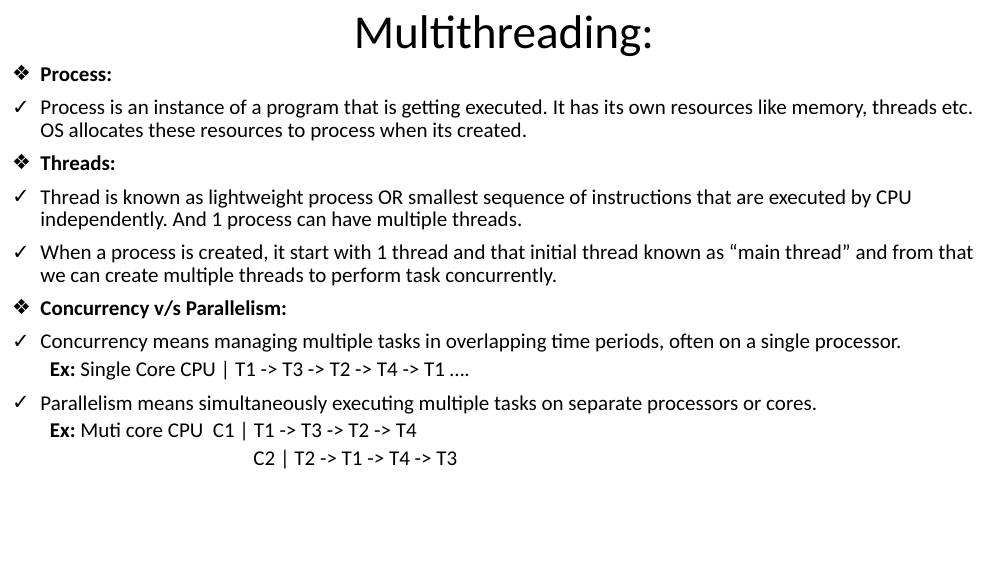
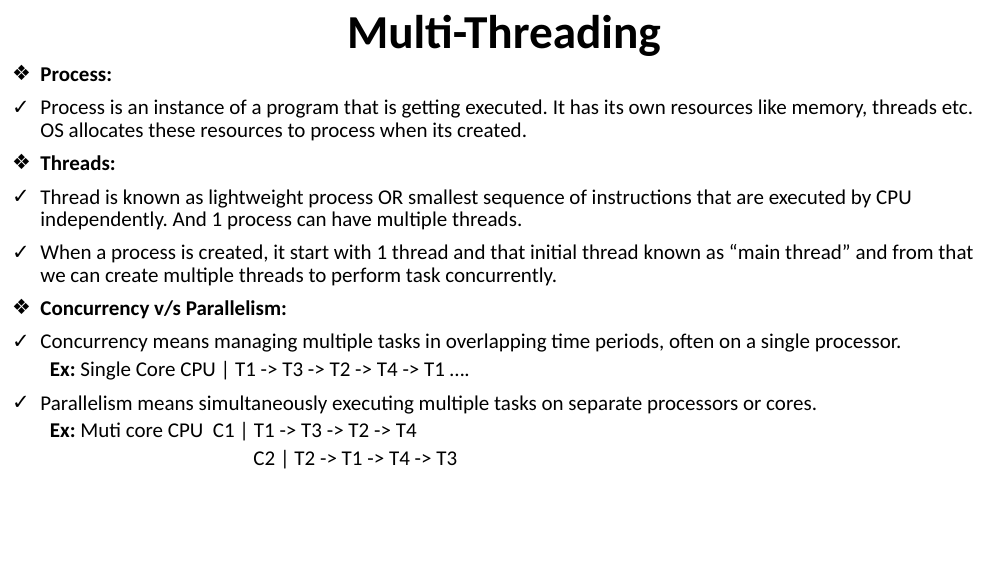
Before and after one commit to the-dev-pal/knowledge-rewards, a slide deck: slide 1 of src/Java/MultiThreading/MultiThreading.pptx. Drawn at 1008x567 pixels with LibreOffice and Linux fonts; fonts in the diff are those of the drawing. Boxes give left, top, right and bottom in pixels: in the first picture for what was removed or moved away, otherwise in the second. Text is boxed around its words. In the diff, an @@ line names an element or a change of style, - is before the commit and + after.

```diff
--- a/src/Java/MultiThreading/MultiThreading.pptx
+++ b/src/Java/MultiThreading/MultiThreading.pptx
@@ text at [347,14,661,56]: text changed; bold on @@
-Multithreading:
+Multi-Threading
```
Also in this commit, not shown: 18 other files.
